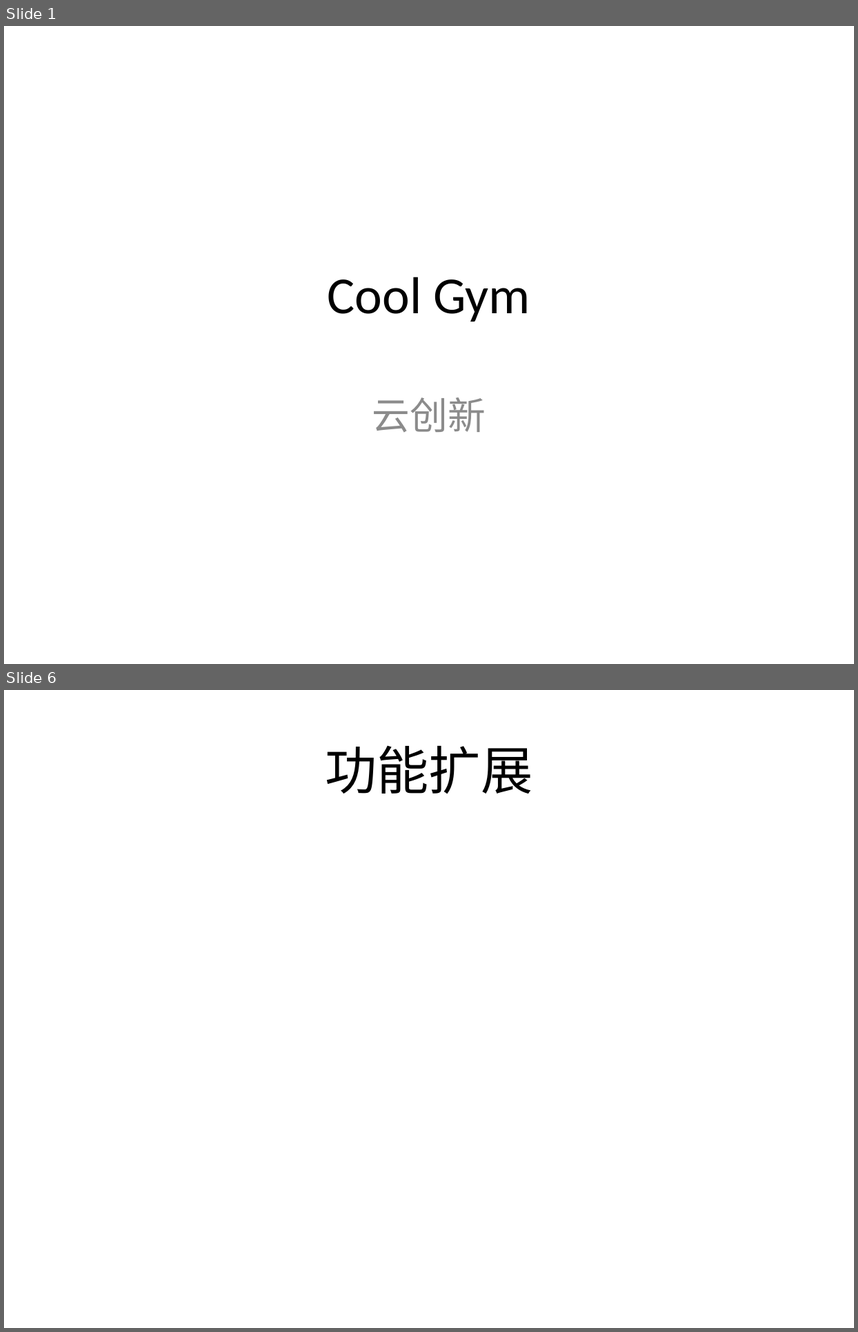
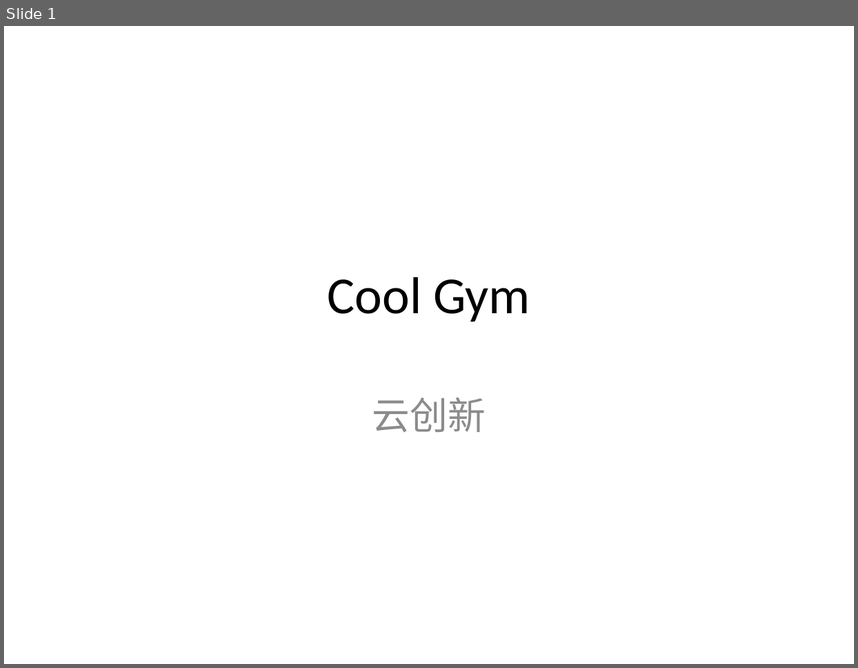
Before and after one commit to pip1998/SDK-PPT, a slide deck: CoolGymPPT.pptx. Shown one above the other, each under a label of ours: slides 1 and 6 before the commit, slide 1 after it; the slides between them are not shown. The pictures are 858x1332 and 858x668 pixels, drawn with LibreOffice and Linux fonts; fonts in the diff are those of the drawing. Boxes give left, top, right and bottom in pixels: in the first picture for what was removed or moved away, otherwise in the second. Text is boxed around its words. In the diff, an @@ line names an element or a change of style, - is before the commit and + after.

```diff
--- a/CoolGymPPT.pptx
+++ b/CoolGymPPT.pptx
@@ slide 6 removed at (x1=4, y1=690, x2=854, y2=1328), background #FFFFFF @@
@@ title removed at (x1=325, y1=746, x2=533, y2=793) @@
-功能扩展
```
Also in this commit, not shown: 4 slides changed, 1 slide added, 6 other files.
